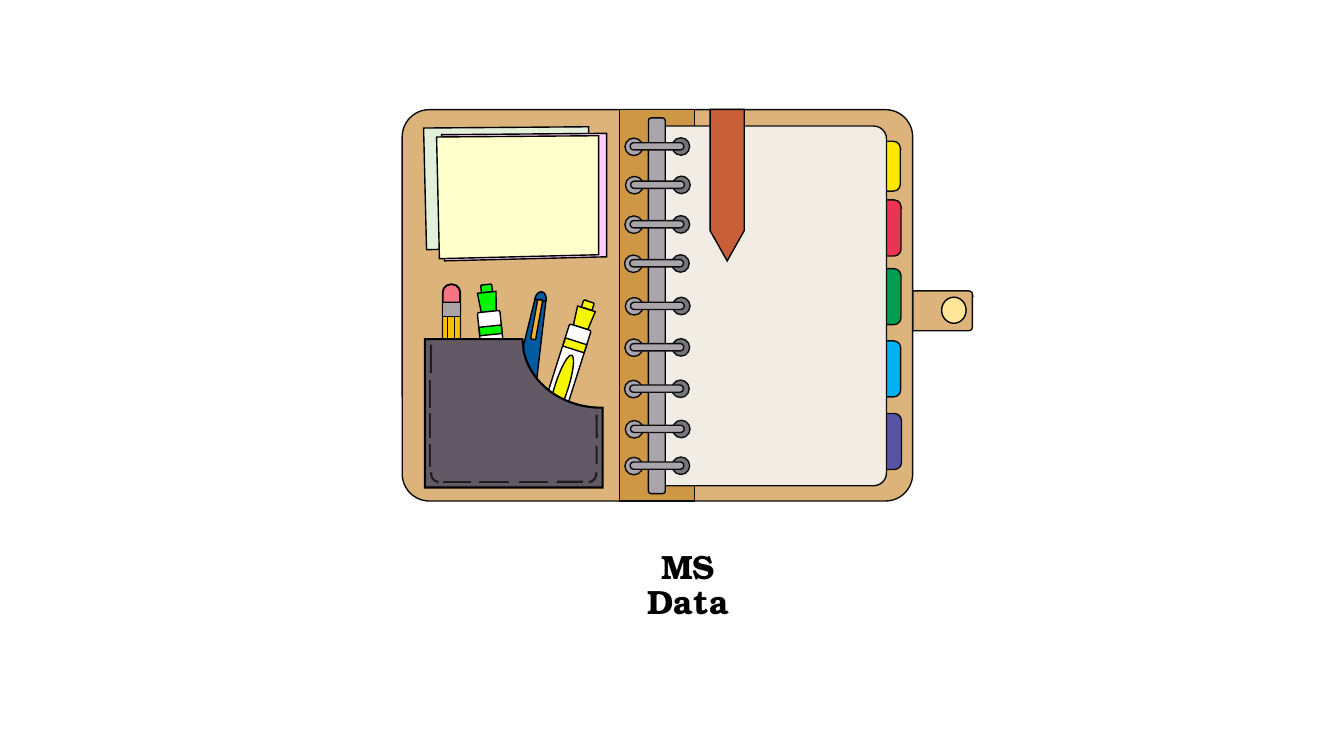
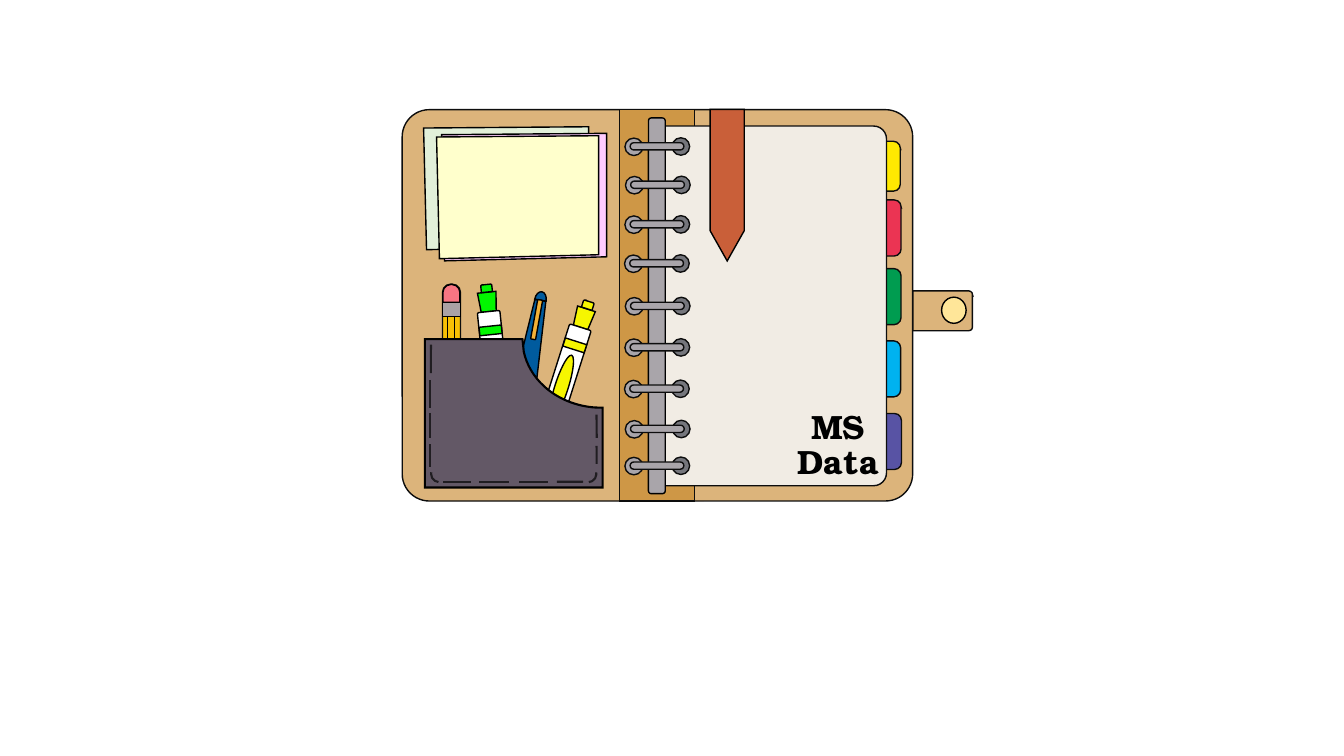
Before and after one commit to SLINGhub/MSOrganiser, a slide deck: slide 1 of docs/MSOrganiser_Logo.pptx. Drawn at 1344x756 pixels with LibreOffice and Linux fonts; fonts in the diff are those of the drawing. Boxes give left, top, right and bottom in pixels: in the first picture for what was removed or moved away, otherwise in the second. Text is boxed around its words. In the diff, an @@ line names an element or a change of style, - is before the commit and + after.

```diff
--- a/docs/MSOrganiser_Logo.pptx
+++ b/docs/MSOrganiser_Logo.pptx
@@ text "MS": place and size @@
-text "MS" at (648,555,729,615)
+text "MS" at (798,415,879,475)
```
Also in this commit, not shown: 1 other slide changed, 1 slide added, 1 slide removed, 1 other file.
